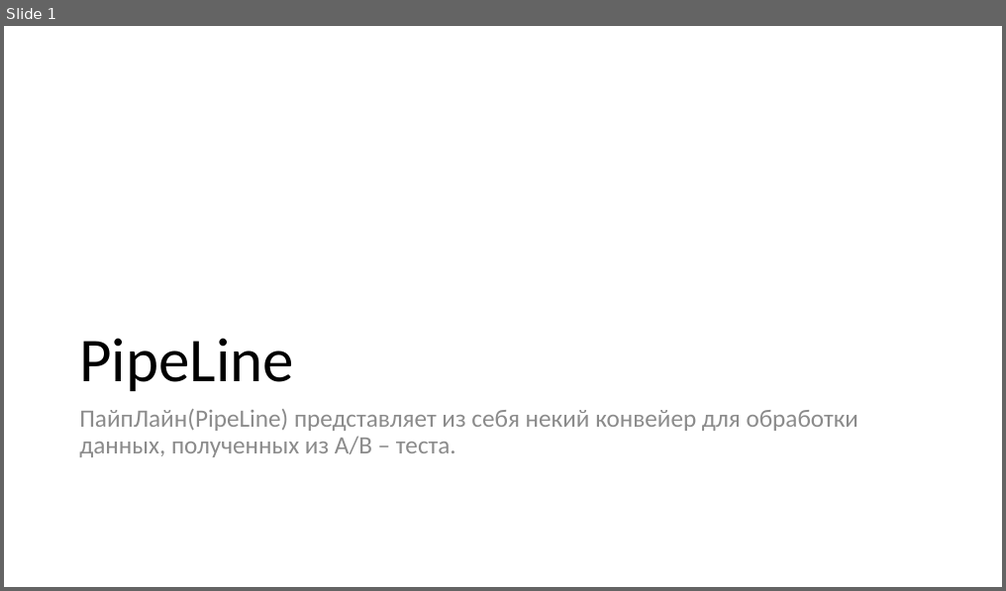
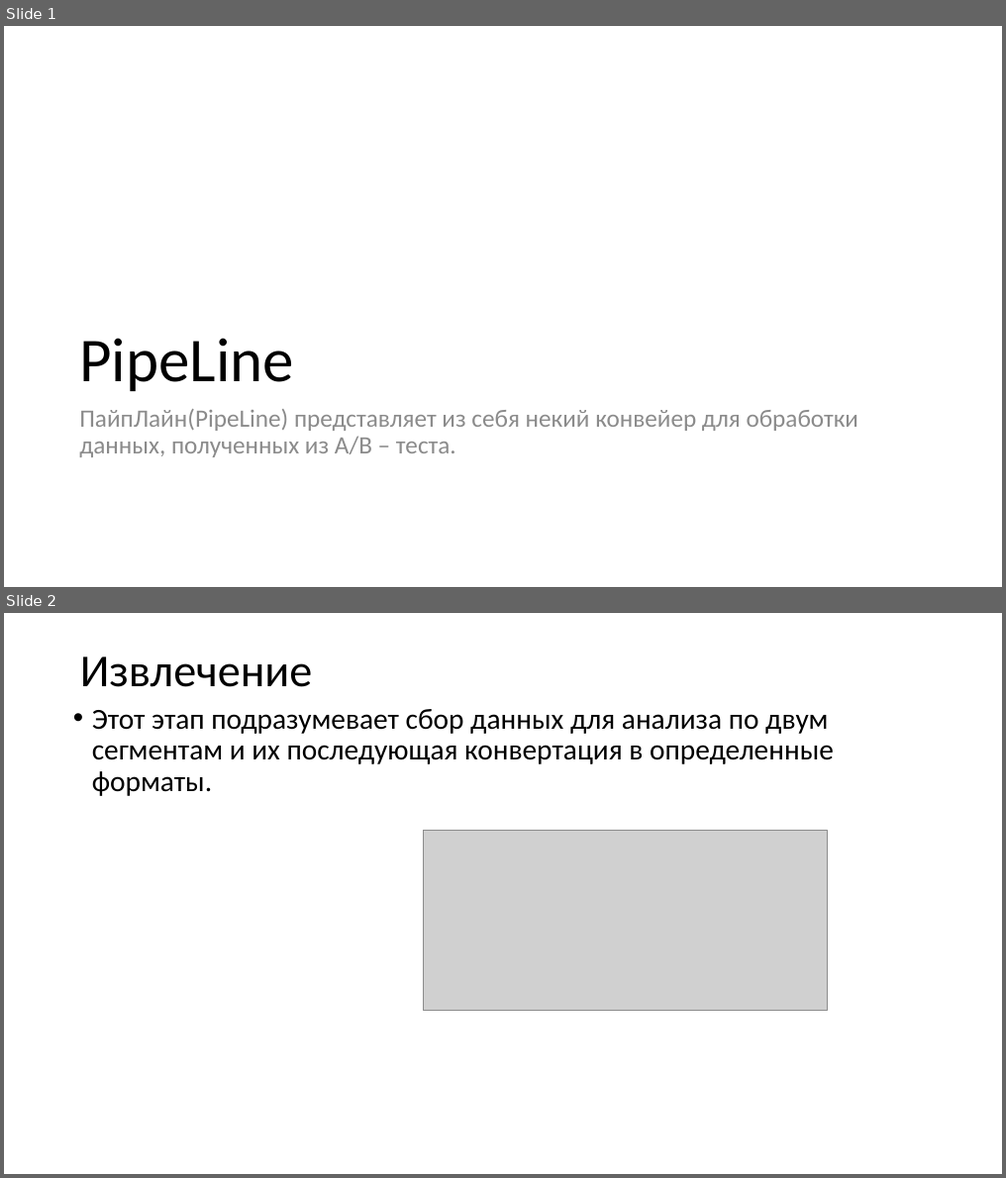
Before and after one commit to JacKira/IT_project, a slide deck: PipeLine.pptx. Shown one above the other, each under a label of ours: slide 1 before the commit, slides 1 and 2 after it. The pictures are 1006x591 and 1006x1178 pixels, drawn with LibreOffice and Linux fonts; fonts in the diff are those of the drawing; grey boxes stand for pictures. Boxes give left, top, right and bottom in pixels: in the first picture for what was removed or moved away, otherwise in the second. Text is boxed around its words. In the diff, an @@ line names an element or a change of style, - is before the commit and + after.

```diff
--- a/PipeLine.pptx
+++ b/PipeLine.pptx
@@ slide 2 added at <box>4,613,1002,1174</box>, background #FFFFFF @@
@@ title added at <box>80,657,313,687</box>, 44 pt, text #000000 @@
+Извлечение
@@ text added at <box>92,709,834,796</box>, 28 pt, text #000000 @@
+• Этот этап подразумевает сбор данных для анализа по двум сегментам и их последующая конвертация в определенные форматы.
@@ picture added at <box>423,830,828,1011</box> @@
```
Also in this commit, not shown: 3 other slides added, 1 slide removed, 2 other files.
